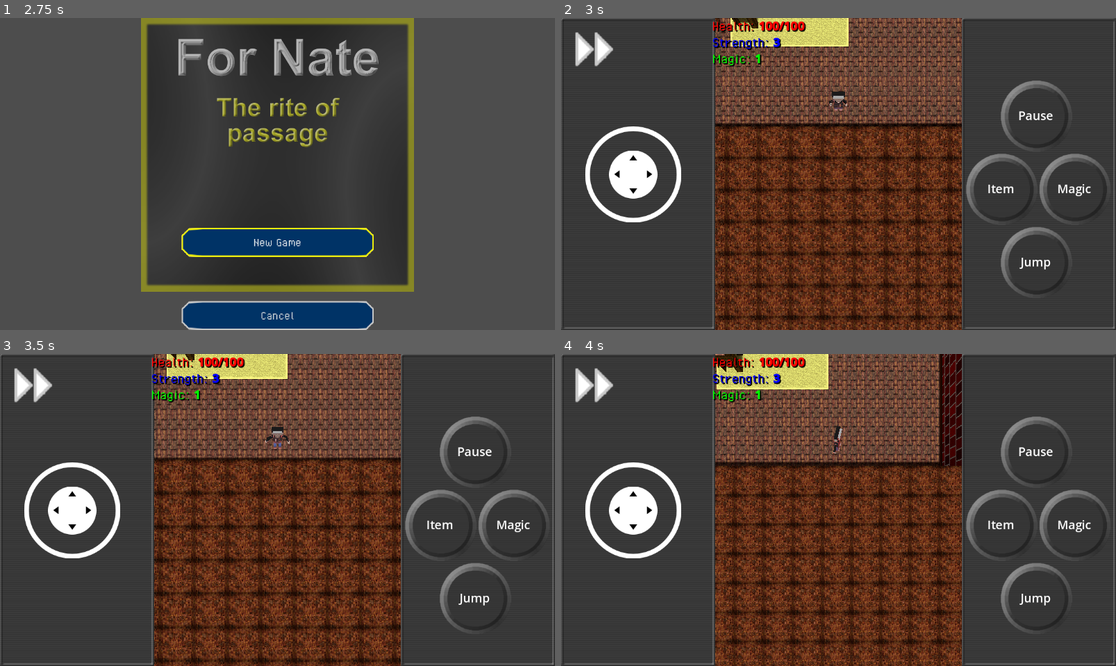
Above: before the commit, frames 1-4 (two rows, left to right).
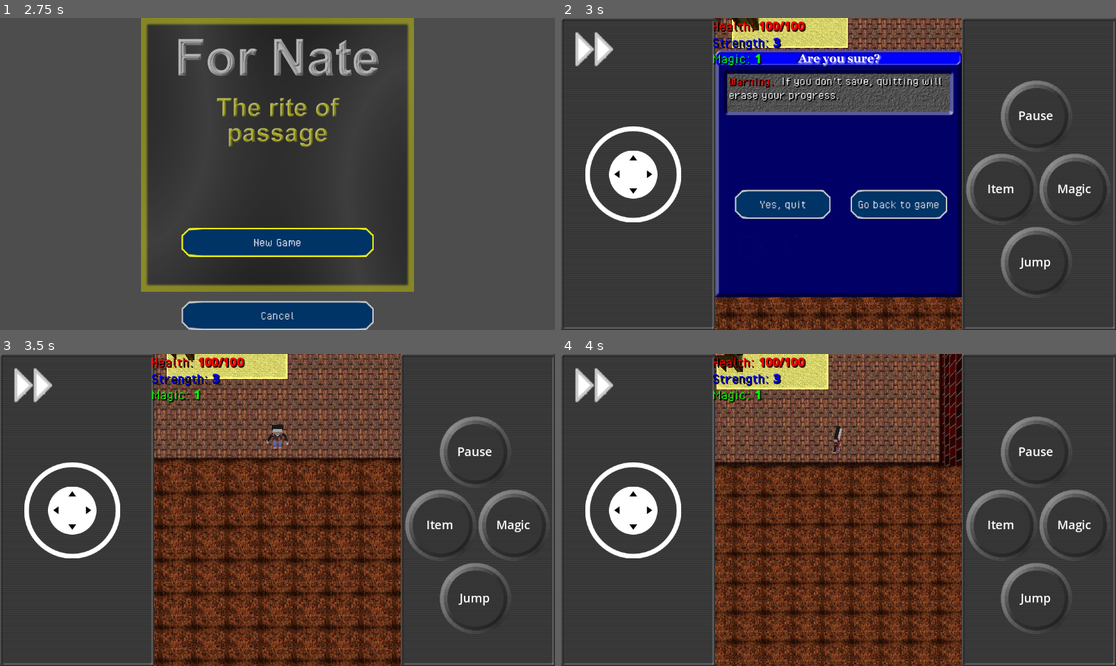
Above: after the commit, the same moments.

Repository: davididev/DavidiClanZappers
Game: Godot game, scene res://Scenes/Global/TitleScreen.tscn
Same seed, same stepped clock (60 frames per second), same inputs: the game is played once before the commit and once after it. The project has no main scene, so this scene is started directly.
Inputs (mouse positions are in pixels of both pictures, inside the frame that each line leads up to):
- Up to frame 1 (2.75 s): click "Next" at 0.5 s; click "Next" at 1.25 s; click (277, 174) at 2 s
- Up to frame 2 (3 s): click "New Game" at 2.75 s
- Up to frame 3 (3.5 s): no input
- Up to frame 4 (4 s): move the mouse to (960, 494) at 3.52 s; hold Right (ui_right) from 3.53 s (still down); tap Z (item) at 3.6 s; click (960, 494) at 3.67 s; tap Space (jump) at 3.77 s

Frame 1 is identical in both runs. In frame 2, 39% of the frame differs, in the area x 27-73%, y 0-100%; in frame 3, 0.1%; in frame 4, less than 0.1%.

Commit message:
Title screen and save/load tweaks made

Diff:
--- a/Prefabs/Player/player_ui.tscn
+++ b/Prefabs/Player/player_ui.tscn
@@ -26,6 +26,7 @@
 [ext_resource type="Texture2D" uid="uid://dmlm6155g80ue" path="res://Graphics/UI/Inventory/ItemButton3.png" id="13_dhkf8"]
 [ext_resource type="Texture2D" uid="uid://bxmwn4b6koknd" path="res://Graphics/UI/Inventory/ItemButton2.png" id="14_fux63"]
 [ext_resource type="Theme" uid="uid://lit8d35pdhgt" path="res://Graphics/UI/SlicedButtonTheme.tres" id="15_nurjf"]
+[ext_resource type="Texture2D" uid="uid://defu7vymxg2xv" path="res://Graphics/UI/Settings/ConfirmMenu.png" id="17_w7kuc"]
 
 [sub_resource type="LabelSettings" id="LabelSettings_uve4q"]
 font_size = 25
@@ -42,7 +43,7 @@
 size_flags_horizontal = 0
 size_flags_vertical = 0
 script = ExtResource("1_0xfu1")
-pausePanels = Array[NodePath]([NodePath("InventoryMenu"), NodePath("SettingsMenu")])
+pausePanels = Array[NodePath]([NodePath("InventoryMenu"), NodePath("SettingsMenu"), NodePath("ConfirmQuit Menu")])
 
 [node name="InventoryMenu" type="TextureRect" parent="."]
 visible = false
@@ -693,6 +694,51 @@
 bbcode_enabled = true
 text = "[center][font_size=36]Volume Music[/font_size]
 100%[/center]"
+
+[node name="ConfirmQuit Menu" type="TextureRect" parent="."]
+layout_mode = 1
+anchors_preset = 8
+anchor_left = 0.5
+anchor_top = 0.5
+anchor_right = 0.5
+anchor_bottom = 0.5
+offset_left = -256.0
+offset_top = -256.0
+offset_right = 256.0
+offset_bottom = 256.0
+grow_horizontal = 2
+grow_vertical = 2
+texture = ExtResource("17_w7kuc")
+
+[node name="RichTextLabel" type="RichTextLabel" parent="ConfirmQuit Menu"]
+layout_mode = 0
+offset_left = 28.0
+offset_top = 48.0
+offset_right = 490.0
+offset_bottom = 132.0
+theme = ExtResource("9_ayg6i")
+bbcode_enabled = true
+text = "[color=red]Warning.  [/color]If you don't save, quitting will erase your progress."
+
+[node name="ConfirmQuitButton" type="Button" parent="ConfirmQuit Menu"]
+layout_mode = 0
+offset_left = 40.0
+offset_top = 288.0
+offset_right = 240.0
+offset_bottom = 349.0
+focus_neighbor_right = NodePath("../CancelQuit")
+theme = ExtResource("15_nurjf")
+text = "Yes, quit"
+
+[node name="CancelQuit" type="Button" parent="ConfirmQuit Menu"]
+layout_mode = 0
+offset_left = 280.0
+offset_top = 288.0
+offset_right = 480.0
+offset_bottom = 349.0
+focus_neighbor_left = NodePath("../ConfirmQuitButton")
+theme = ExtResource("15_nurjf")
+text = "Go back to game"
 
 [node name="BGButtons1" type="TextureRect" parent="."]
 layout_mode = 1
@@ -903,6 +949,9 @@
 [connection signal="pressed" from="InventoryMenu/SettingsButton" to="." method="_on_settings_button_pressed"]
 [connection signal="pressed" from="SettingsMenu/IventoryButton" to="." method="_on_iventory_button_pressed"]
 [connection signal="pressed" from="SettingsMenu/SaveButton" to="." method="_on_save_button_pressed"]
+[connection signal="pressed" from="SettingsMenu/QuitButton" to="." method="_on_quit_button_pressed"]
+[connection signal="pressed" from="ConfirmQuit Menu/ConfirmQuitButton" to="." method="_on_confirm_quit_button_pressed"]
+[connection signal="pressed" from="ConfirmQuit Menu/CancelQuit" to="." method="_on_iventory_button_pressed"]
 [connection signal="pressed" from="DialogueBox/Button Choice1" to="DialogueBox" method="_on_button_choice_1_pressed"]
 [connection signal="pressed" from="DialogueBox/Button Choice2" to="DialogueBox" method="_on_button_choice_2_pressed"]
 [connection signal="pressed" from="DialogueBox/Button Choice3" to="DialogueBox" method="_on_button_choice_3_pressed"]
--- a/Scripts/Global/Player/PlayerUI.gd
+++ b/Scripts/Global/Player/PlayerUI.gd
@@ -38,6 +38,9 @@
 			get_node("InventoryMenu/Spell Button 0").grab_focus();
 		if id == 1:
 			get_node("SettingsMenu/SaveButton").grab_focus();
+		if id == 2:
+			LastPausePanel = 0;
+			get_node("ConfirmQuit Menu/CancelQuit").grab_focus();
 
 # Called every frame. 'delta' is the elapsed time since the previous frame.
 func _process(delta: float) -> void:
@@ -103,3 +106,11 @@
 
 	await get_tree().create_timer(1.0, true, true, true).timeout;
 	get_node("SettingsMenu/SaveButton").text = "Save and continue";
+
+
+func _on_confirm_quit_button_pressed() -> void:
+	get_tree().change_scene_to_file("res://Scenes/Global/TitleScreen.tscn");
+
+
+func _on_quit_button_pressed() -> void:
+	SetPausePanel(2);
--- a/Scripts/Global/Player/boilerplate.gd
+++ b/Scripts/Global/Player/boilerplate.gd
@@ -20,14 +20,14 @@
 func SaveNode() -> SerializedNode:
 	var newNode = SerializedNode.new();
 	newNode.path = get_path();
-	newNode.position = get_child(0).position;
-	newNode.rotation = get_child(0).rotation_degrees;
+	newNode.position = get_child(0).global_position;
+	newNode.rotation = get_child(0).global_rotation_degrees;
 	return newNode;
 
 func LoadNode(load : SerializedNode) -> void:
 
-	get_child(0).position = load.position;
-	get_child(0).rotation_degrees = load.rotation;
+	get_child(0).global_position = load.position;
+	get_child(0).global_rotation_degrees = load.rotation;
 
 # Called when the node enters the scene tree for the first time.
 func _ready() -> void:
@@ -38,6 +38,7 @@
 		var compare = str("res://Scenes/", GameDataHolder.Instance.data.ScenePath, ".tscn")
 		if current == compare:
 			GameDataHolder.Instance.data.Load(get_tree());
+		First = false;
 	else:
 		get_node(playerRoot).position = StartingPosition;
 
--- a/Scripts/Global/UI/TitleScreenUI.gd
+++ b/Scripts/Global/UI/TitleScreenUI.gd
@@ -5,7 +5,10 @@
 
 # Called when the node enters the scene tree for the first time.
 func _ready() -> void:
+	Engine.time_scale = 1.0;
+	BoilerPlate.First = true;
 	SetPanel(0);
+	PlayMusic.PlaySong("Title.mp3");
 
 func SetPanel(id : int):
 	for i in range(0, panels.size()):
@@ -31,6 +34,7 @@
 	NewOrContinueFile();
 
 func NewOrContinueFile():
+	await get_tree().create_timer(0.1).timeout;
 	LoadingUI.SceneToLoad = GameDataHolder.Instance.data.ScenePath;
 	get_tree().change_scene_to_file("res://Scenes/Global/Loading.tscn");
 
Not shown: 1 places in Prefabs/Player/player_ui.tscn that only renumber resources
